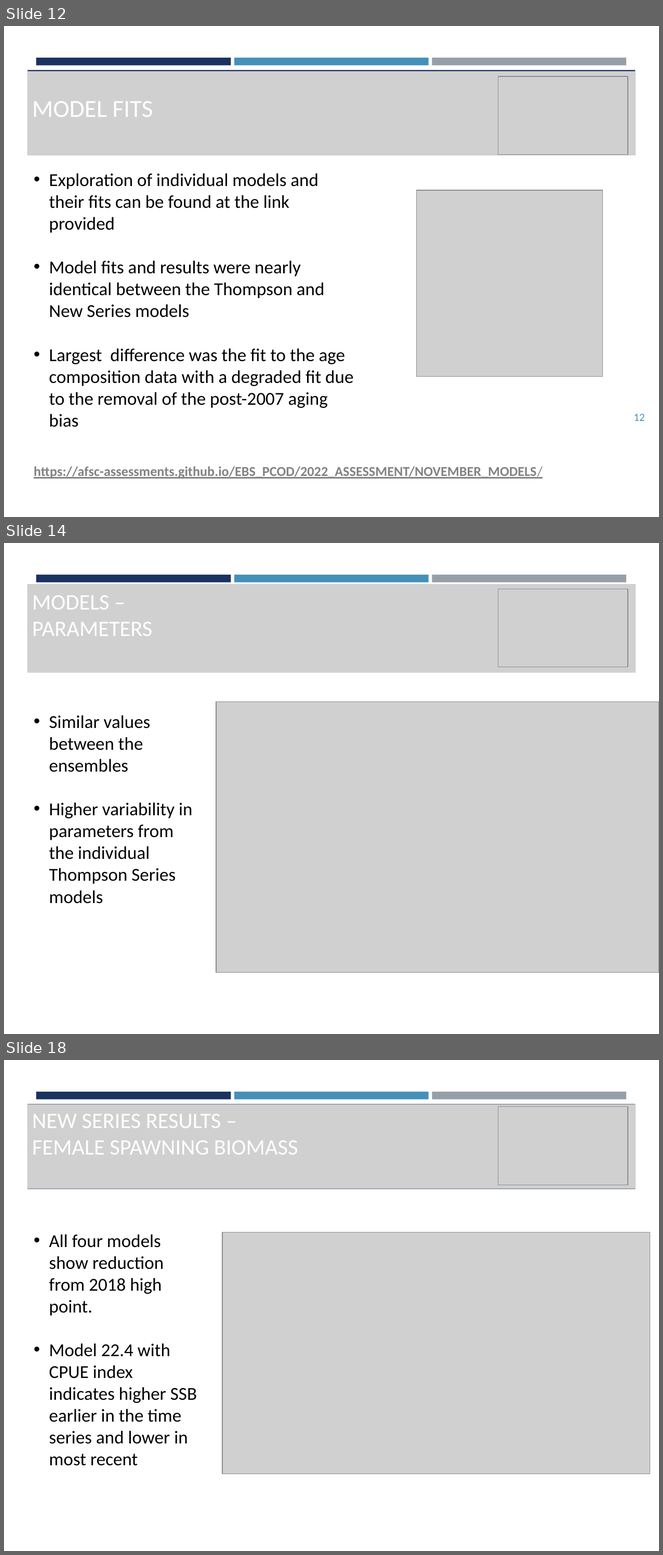
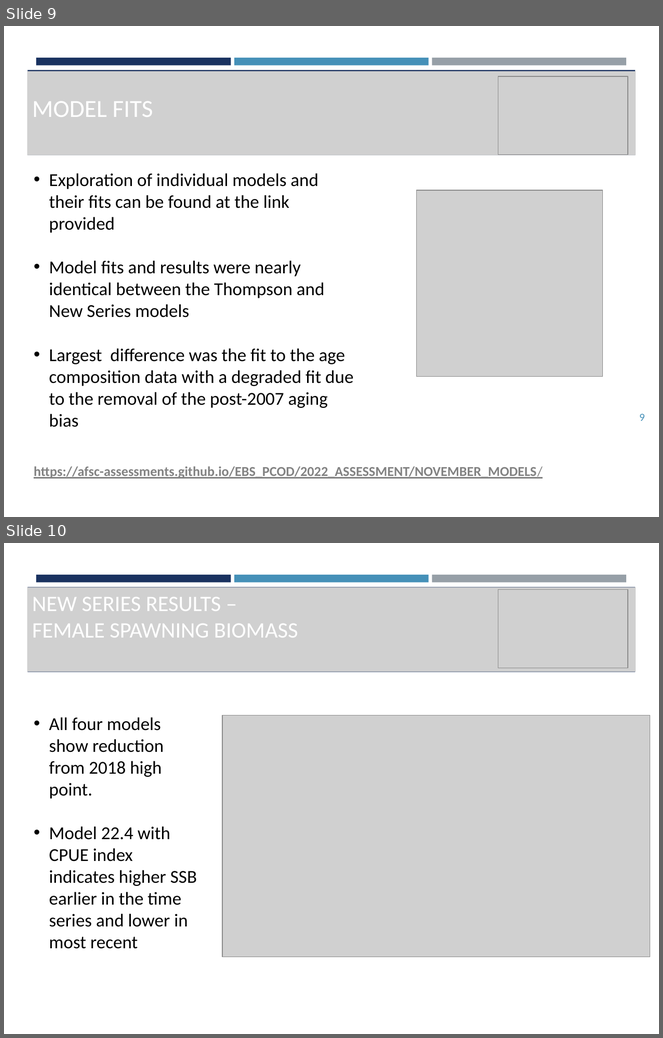
Before and after one commit to afsc-assessments/EBS_PCOD, a slide deck: 2022_ASSESSMENT/NOVEMBER_MODELS/BS_PCOD_SSC_Presentation_2022.pptx. Shown one above the other, each under a label of ours: slides 12, 14 and 18 before the commit, slides 9 and 10 after it; the slides between them are not shown. The pictures are 663x1555 and 663x1038 pixels, drawn with LibreOffice and Linux fonts; fonts in the diff are those of the drawing; grey boxes stand for pictures. Boxes give left, top, right and bottom in pixels: in the first picture for what was removed or moved away, otherwise in the second. Text is boxed around its words. In the diff, an @@ line names an element or a change of style, - is before the commit and + after.

```diff
--- a/2022_ASSESSMENT/NOVEMBER_MODELS/BS_PCOD_SSC_Presentation_2022.pptx
+++ b/2022_ASSESSMENT/NOVEMBER_MODELS/BS_PCOD_SSC_Presentation_2022.pptx
@@ slide 14 removed at (4, 543, 659, 1034), background #FFFFFF; not listed: 4 template elements that a slide beside it also shows @@
@@ picture removed at (27, 584, 636, 672) @@
@@ picture removed at (499, 589, 629, 667) @@
@@ title removed at (32, 596, 152, 636) @@
-MODELS –
-PARAMETERS
@@ picture removed at (216, 702, 659, 973) @@
@@ text removed at (49, 715, 192, 904) @@
-• Similar values between the ensembles
-• Higher variability in parameters from the individual Thompson Series models
@@ what was slide 12 is now slide 9 @@
@@ page number at (639, 414, 645, 421): text changed @@
-12
+9
@@ what was slide 18 is now slide 10 @@
```
Also in this commit, not shown: 1 slide changed, 5 slides added, 7 other slides removed, 50 other files.
